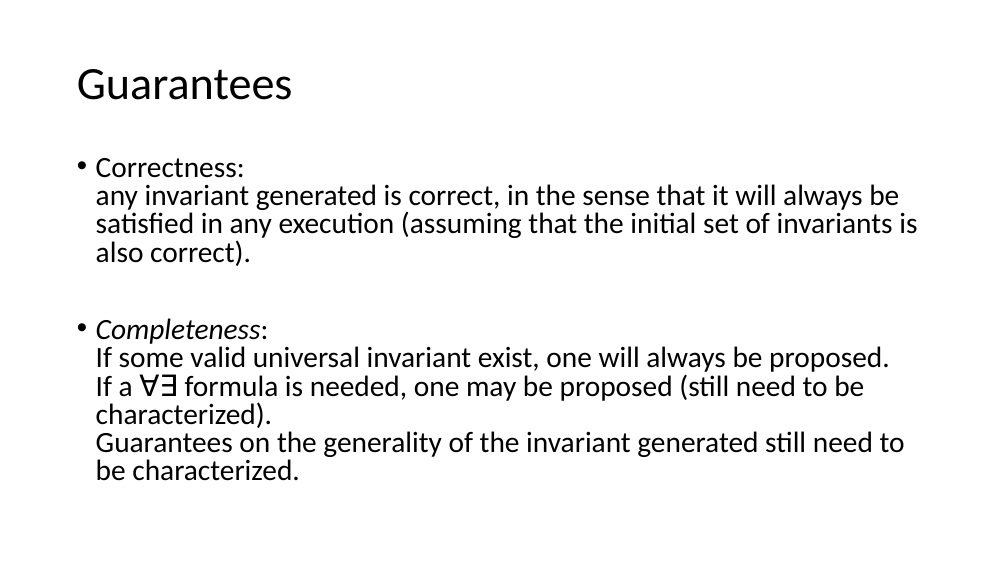
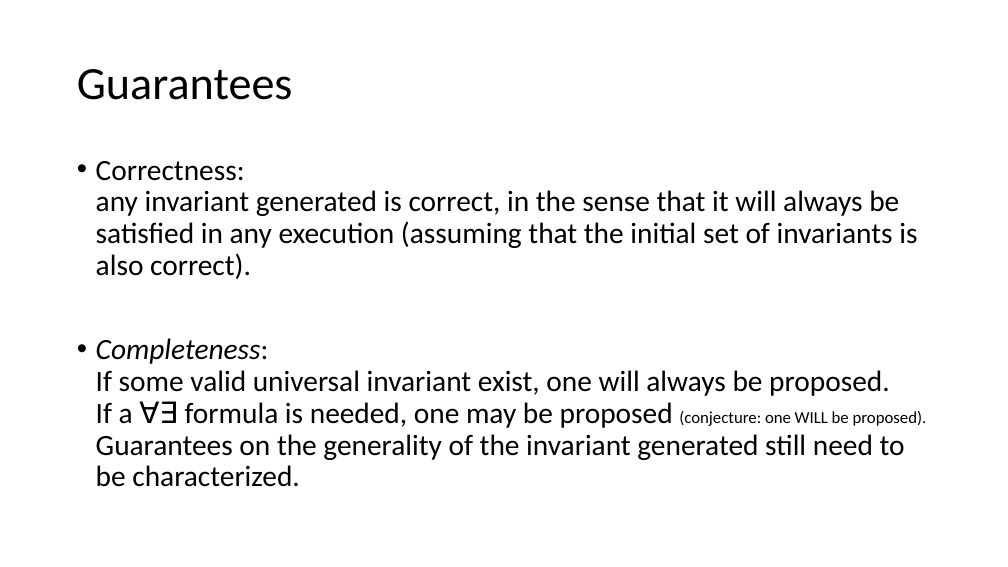
Before and after one commit to tjhance/ivy-research, a slide deck: slide 35 of invariant_synthesis/Invariant Synthesis.pptx (slide 23 before the commit). Drawn at 1008x567 pixels with LibreOffice and Linux fonts; fonts in the diff are those of the drawing. Boxes give left, top, right and bottom in pixels: in the first picture for what was removed or moved away, otherwise in the second. Text is boxed around its words. In the diff, an @@ line names an element or a change of style, - is before the commit and + after.

Commit message:
presentation

```diff
--- a/invariant_synthesis/Invariant Synthesis.pptx
+++ b/invariant_synthesis/Invariant Synthesis.pptx
@@ text at (96, 161, 917, 279): line spacing 0.8 to 0.9 @@
@@ text at (96, 338, 927, 487): text changed @@
-• Completeness:
-  If some valid universal invariant exist, one will always be proposed.
-  If a ∀∃ formula is needed, one may be proposed (still need to be characterized).
-  Guarantees on the generality of the invariant generated still need to be characterized.
+• Completeness:
+  If some valid universal invariant exist, one will always be proposed.
+  If a ∀∃ formula is needed, one may be proposed (conjecture: one WILL be proposed).
+  Guarantees on the generality of the invariant generated still need to be characterized.
```
Also in this commit, not shown: 10 other slides changed, 13 slides added, 1 slide removed, 1 other file.
